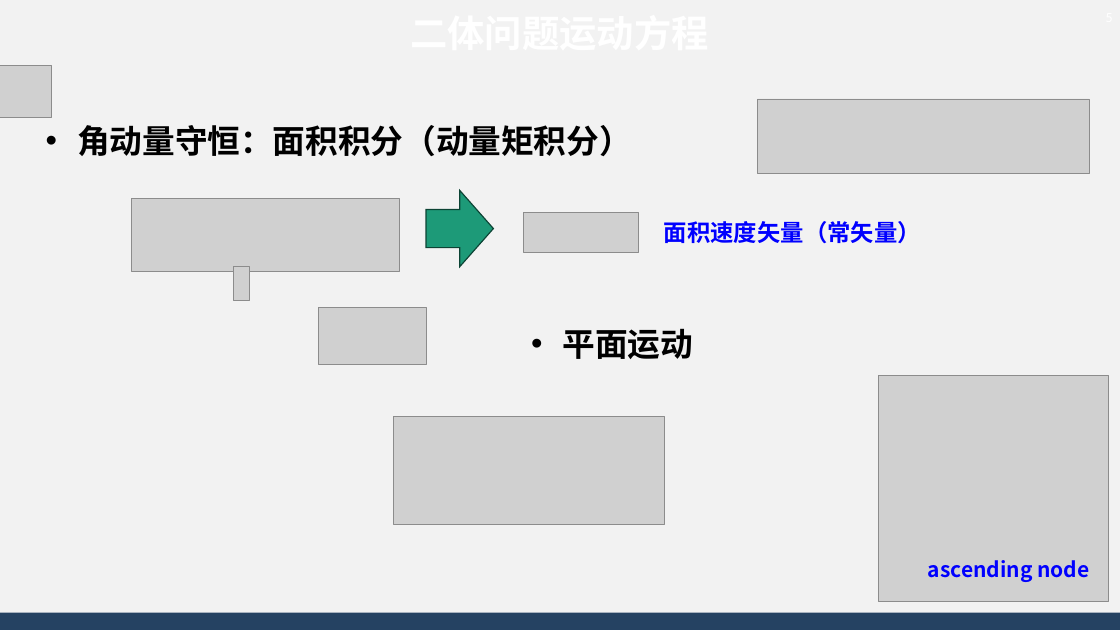
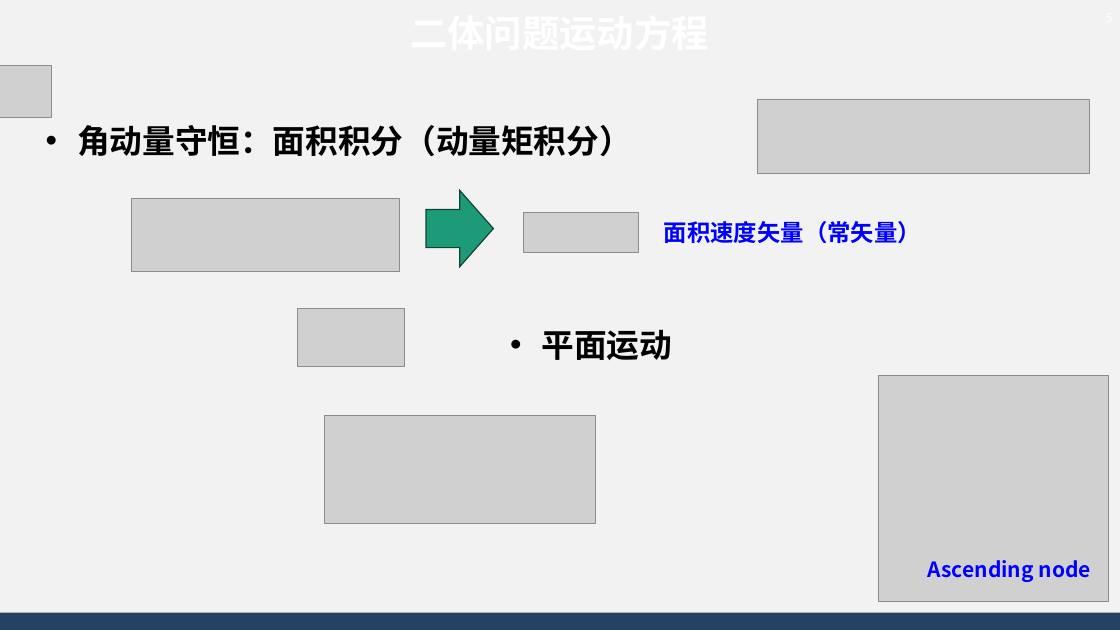
Before and after one commit to AsBackup/DAOSSA, a slide deck: slide 5 of 05-06 人造天体运动方程与二体问题积分.pptx. Drawn at 1120x630 pixels with LibreOffice and Linux fonts; fonts in the diff are those of the drawing; grey boxes stand for pictures; background and template pictures are left out. Boxes give left, top, right and bottom in pixels: in the first picture for what was removed or moved away, otherwise in the second. Text is boxed around its words. In the diff, an @@ line names an element or a change of style, - is before the commit and + after.

```diff
--- a/05-06 人造天体运动方程与二体问题积分.pptx
+++ b/05-06 人造天体运动方程与二体问题积分.pptx
@@ picture removed at [234,266,250,301] @@
@@ picture: place and size @@
-picture at [318,308,426,365]
+picture at [297,308,405,366]
@@ text "平面运动": place and size @@
-text "平面运动" at [563,328,694,359]
+text "平面运动" at [542,329,673,360]
@@ picture: place and size @@
-picture at [394,417,665,524]
+picture at [324,416,596,523]
@@ text at [928,560,1091,582]: text changed @@
-ascending node
+Ascending node
```
Also in this commit, not shown: 3 other slides changed, 2 slides added, 14 other files.
